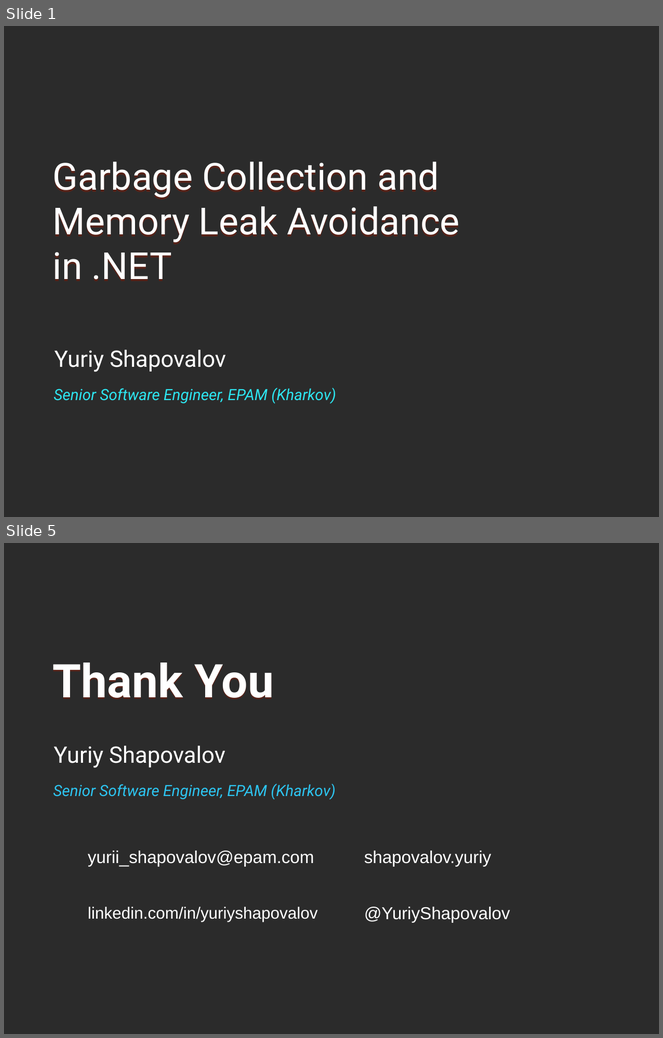
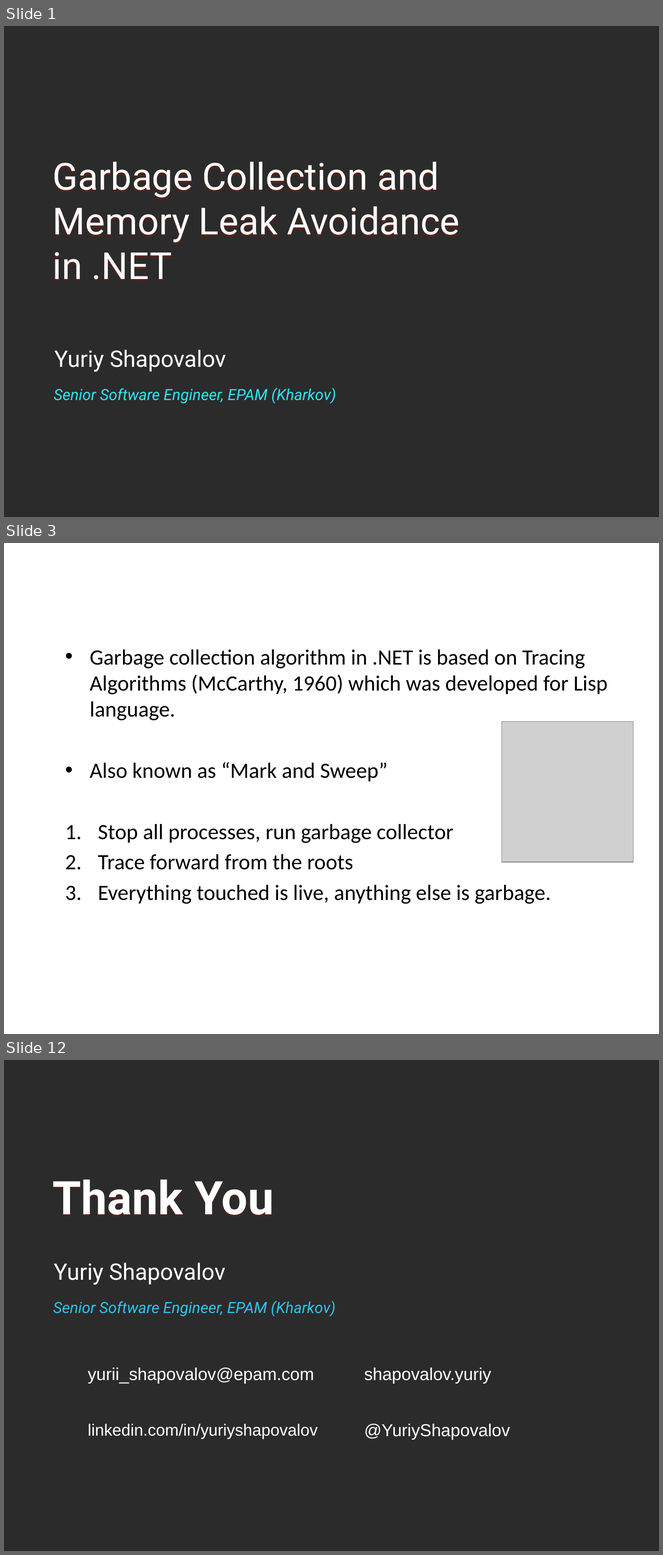
Before and after one commit to yuriyshapovalov/slides, a slide deck: ppt/Garbage Collection and Memory Leak Avoidance in .NET.pptx. Shown one above the other, each under a label of ours: slides 1 and 5 before the commit, slides 1, 3 and 12 after it; the slides between them are not shown. The pictures are 663x1038 and 663x1555 pixels, drawn with LibreOffice and Linux fonts; fonts in the diff are those of the drawing; grey boxes stand for pictures; background and template pictures are left out; a plain dark background stands for a picture behind light text. Boxes give left, top, right and bottom in pixels: in the first picture for what was removed or moved away, otherwise in the second. Text is boxed around its words. In the diff, an @@ line names an element or a change of style, - is before the commit and + after.

```diff
--- a/ppt/Garbage Collection and Memory Leak Avoidance in .NET.pptx
+++ b/ppt/Garbage Collection and Memory Leak Avoidance in .NET.pptx
@@ slide 3 added at (x1=4, y1=543, x2=659, y2=1034), background picture (left out) @@
@@ title added at (x1=27, y1=562, x2=636, y2=599), 28 pt, text #FFFFFF, bold @@
+Tracing GC algorithm
@@ text added at (x1=90, y1=649, x2=608, y2=904), 24 pt, text #000000 @@
+• Garbage collection algorithm in .NET is based on Tracing Algorithms (McCarthy, 1960) which was developed for Lisp language.
+• Also known as “Mark and Sweep”
+1. Stop all processes, run garbage collector
+2. Trace forward from the roots
+3. Everything touched is live, anything else is garbage.
@@ picture added at (x1=502, y1=722, x2=634, y2=863) @@
@@ what was slide 5 is now slide 12 @@
```
Also in this commit, not shown: 2 slides changed, 7 other slides added, 1 slide removed.
